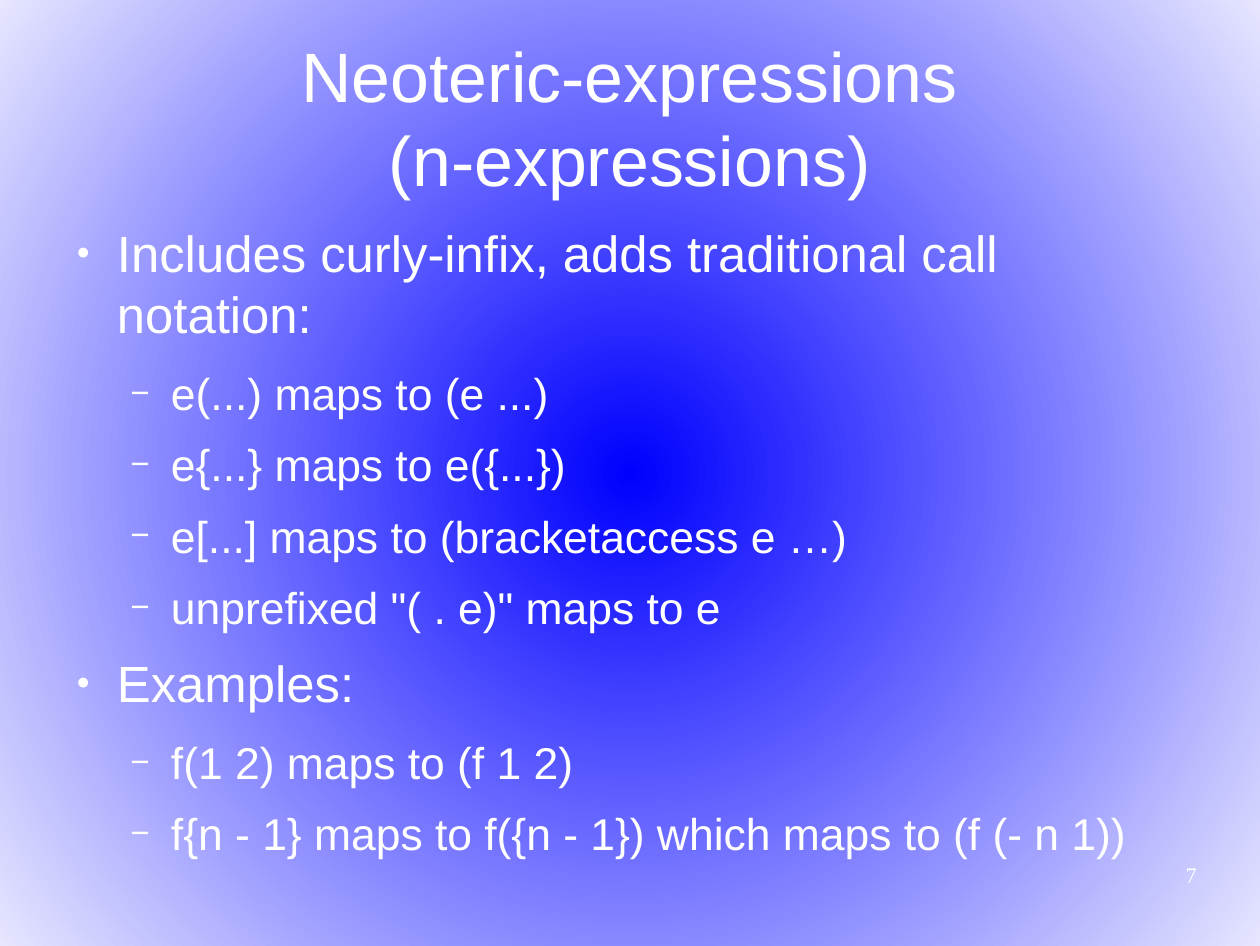
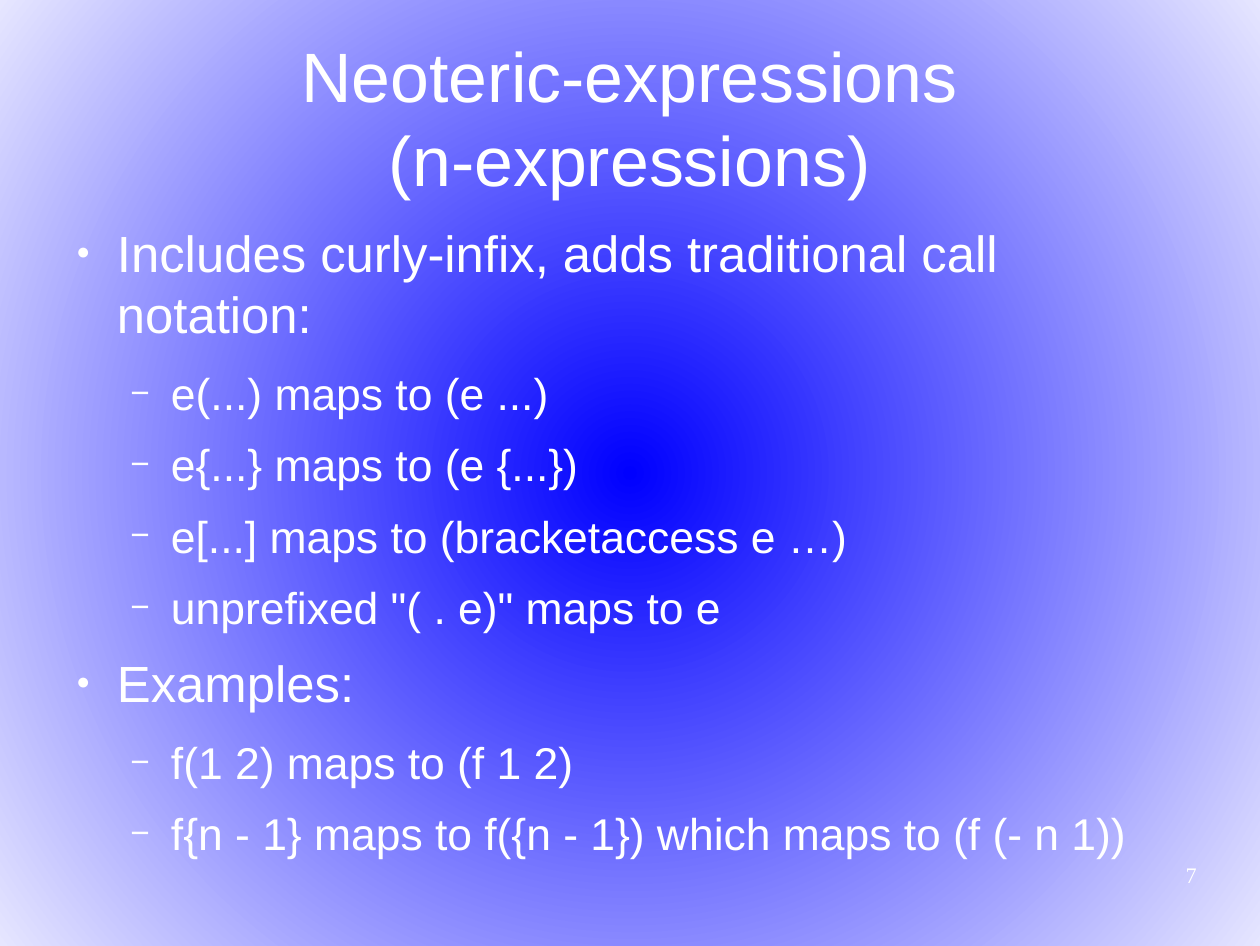
Before and after one commit to martin12333/Readable-Lisp-S-expressions, a slide deck: slide 7 of readable-s-expressions.odp. Drawn at 1260x946 pixels with LibreOffice and Linux fonts; fonts in the diff are those of the drawing. Boxes give left, top, right and bottom in pixels: in the first picture for what was removed or moved away, otherwise in the second. Text is boxed around its words. In the diff, an @@ line names an element or a change of style, - is before the commit and + after.

Commit message:
Minor tweak to readable-s-expressions.odp presentation
  Make it clear that in neoteric-expressions, e{...} maps to (e {...}).

```diff
--- a/readable-s-expressions.odp
+++ b/readable-s-expressions.odp
@@ text at box(171, 448, 484, 491): text changed @@
-  − e{...} maps to e({...})
+  − e{...} maps to (e {...})
```
Also in this commit, not shown: 2 other slides changed.
